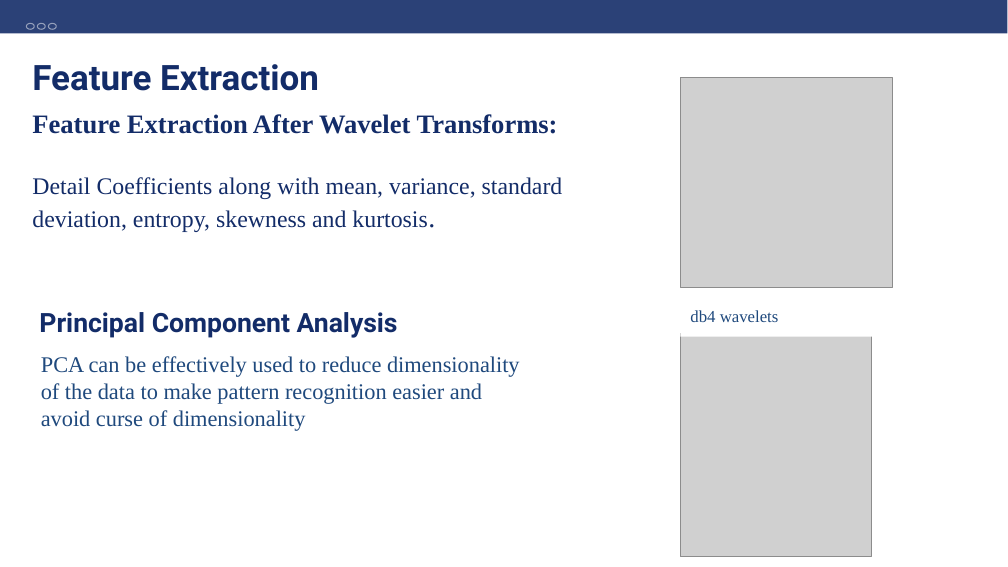
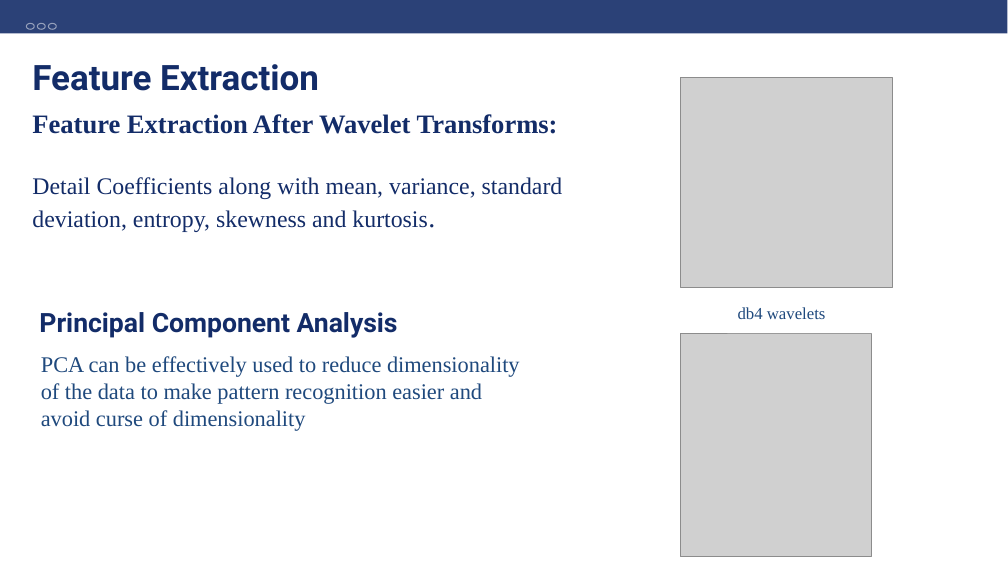
Before and after one commit to El-Vaibhav/BTP_5, a slide deck: slide 15 of BTP_End_Term_ppt.pptx (slide 16 before the commit). Drawn at 1008x567 pixels with LibreOffice and Linux fonts; fonts in the diff are those of the drawing; grey boxes stand for pictures. Boxes give left, top, right and bottom in pixels: in the first picture for what was removed or moved away, otherwise in the second. Text is boxed around its words. In the diff, an @@ line names an element or a change of style, - is before the commit and + after.

```diff
--- a/BTP_End_Term_ppt.pptx
+++ b/BTP_End_Term_ppt.pptx
@@ text "db4 wavelets": place and size @@
-text "db4 wavelets" at bbox=[690, 310, 779, 322]
+text "db4 wavelets" at bbox=[738, 307, 826, 319]
```
Also in this commit, not shown: 9 other slides changed, 1 slide removed, 17 other files.
